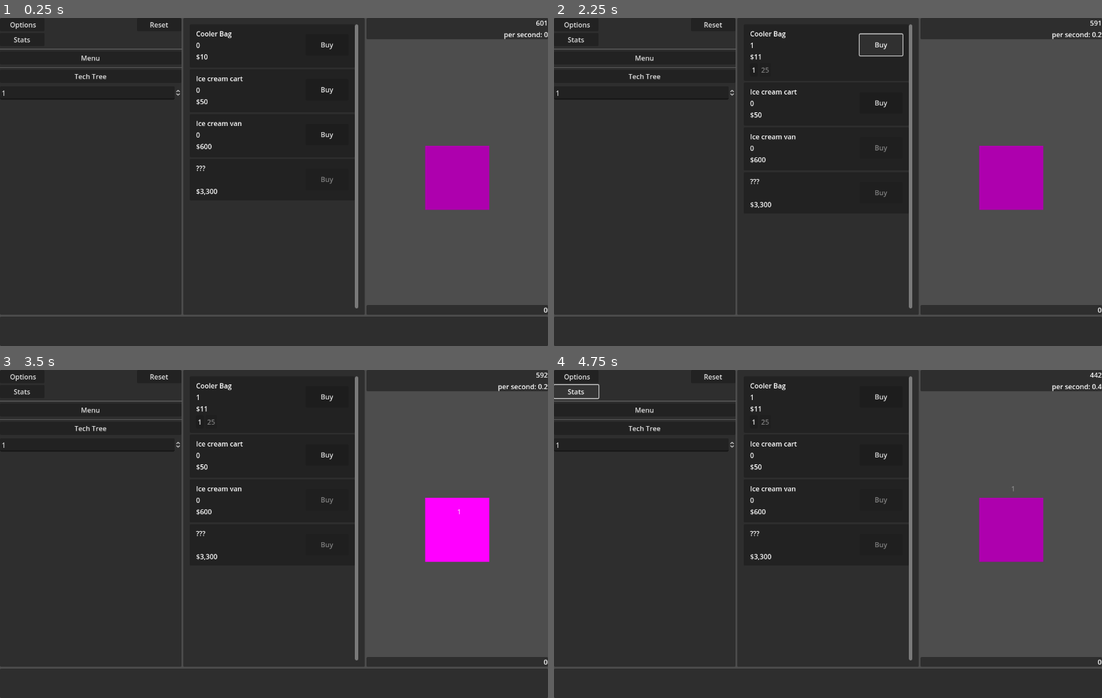
Above: before the commit, frames 1-4 (two rows, left to right).
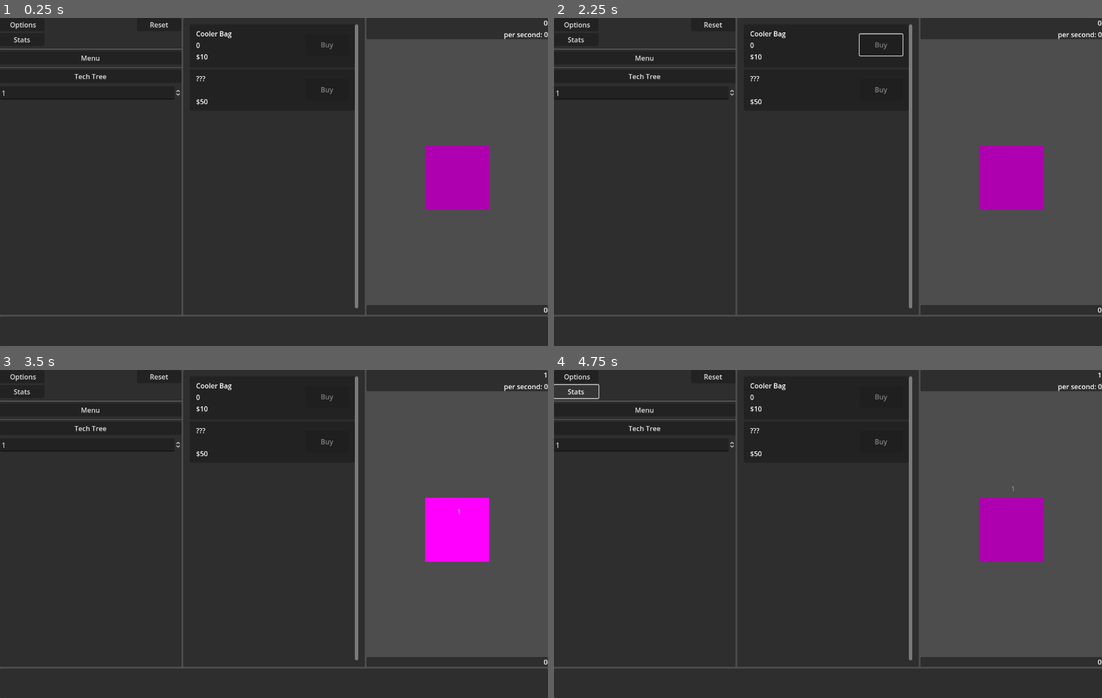
Above: after the commit, the same moments.

Repository: O-39889/tmic
Game: Godot game, scene res://scenes/Main.tscn
The game is run twice, just before and just after one commit, with the same random seed, the same clock (stepped at 60 frames per second) and the same inputs.
Inputs (mouse positions are in pixels of both pictures, inside the frame that each line leads up to):
- Up to frame 1 (0.25 s): no input
- Up to frame 2 (2.25 s): click "Stats" at 0.5 s; click "Tech Tree" at 1.25 s; click (882, 44) at 2 s, where only the run before the commit has a clickable "Buy"
- Up to frame 3 (3.5 s): click (454, 530) at 2.75 s
- Up to frame 4 (4.75 s): click (751, 422) at 3.5 s, where only the run before the commit has a clickable "1"; click "Stats" at 4.25 s

The runs differ from the first frame. In frame 1, 0.3% of the frame differs, in the area x 35-100%, y 0-54%; in frame 2, 0.5%, in the area x 35-100%, y 0-58%; in frame 3, 0.5%; in frame 4, 0.5%.

Commit message:
Remove debug stuff

Diff:
--- a/scripts/Main.gd
+++ b/scripts/Main.gd
@@ -71,7 +71,6 @@
 # Called when the node enters the scene tree for the first time.
 func _ready():
 	print("Main scene loaded");
-	Game.counter = 601;
 	current_view = View.MAIN;
 	clickme.clicked.connect(_on_clicked);
 	get_window().min_size = Vector2i(1024, 768);
